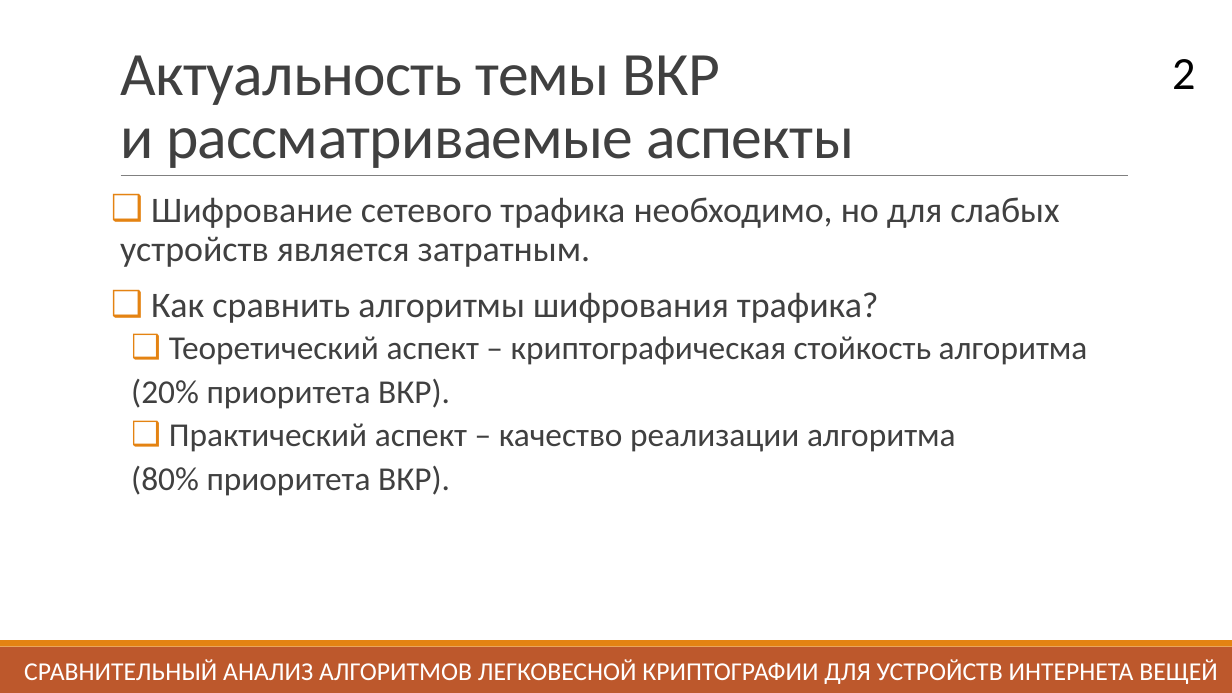
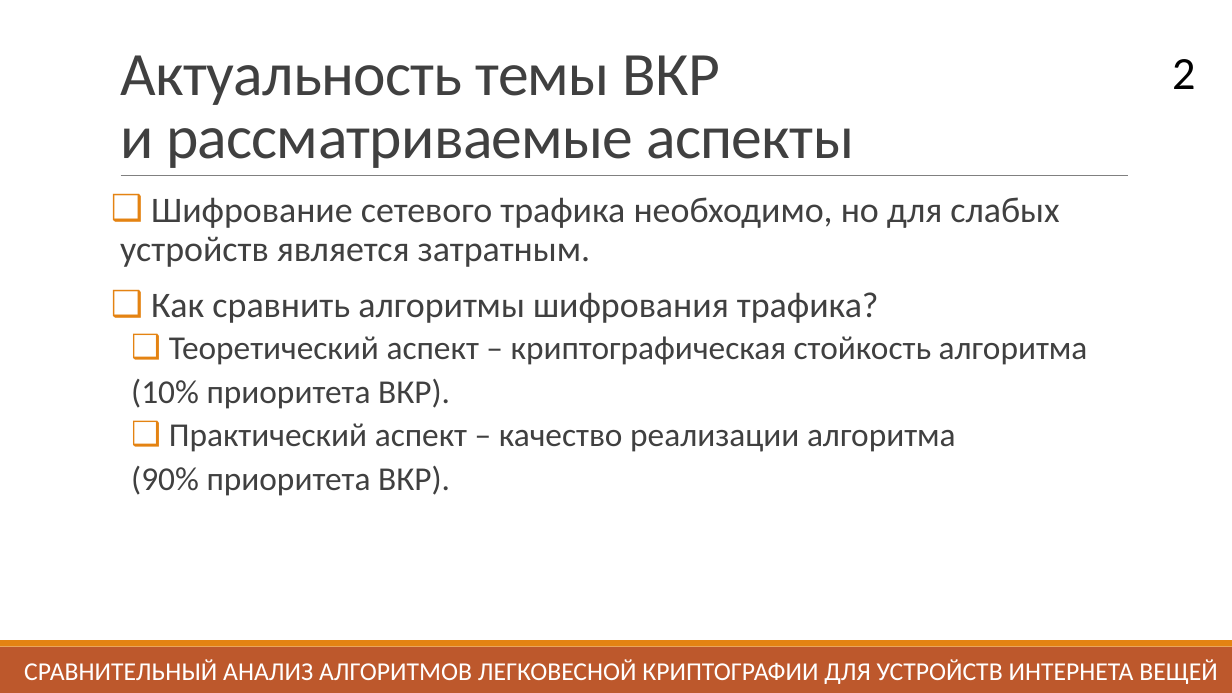
Before and after one commit to daniel-momot/GraduateWork, a slide deck: slide 2 of Выступление/Презентация.pptx. Drawn at 1232x693 pixels with LibreOffice and Linux fonts; fonts in the diff are those of the drawing. Boxes give left, top, right and bottom in pixels: in the first picture for what was removed or moved away, otherwise in the second. Text is boxed around its words. In the diff, an @@ line names an element or a change of style, - is before the commit and + after.

```diff
--- a/Выступление/Презентация.pptx
+++ b/Выступление/Презентация.pptx
@@ text at bbox=[131, 379, 450, 409]: text changed @@
-  (20% приоритета ВКР).
+  (10% приоритета ВКР).
@@ text at bbox=[131, 466, 450, 496]: text changed @@
-  (80% приоритета ВКР).
+  (90% приоритета ВКР).
```
Also in this commit, not shown: 9 other slides changed, 2 slides added, 1 slide removed.
